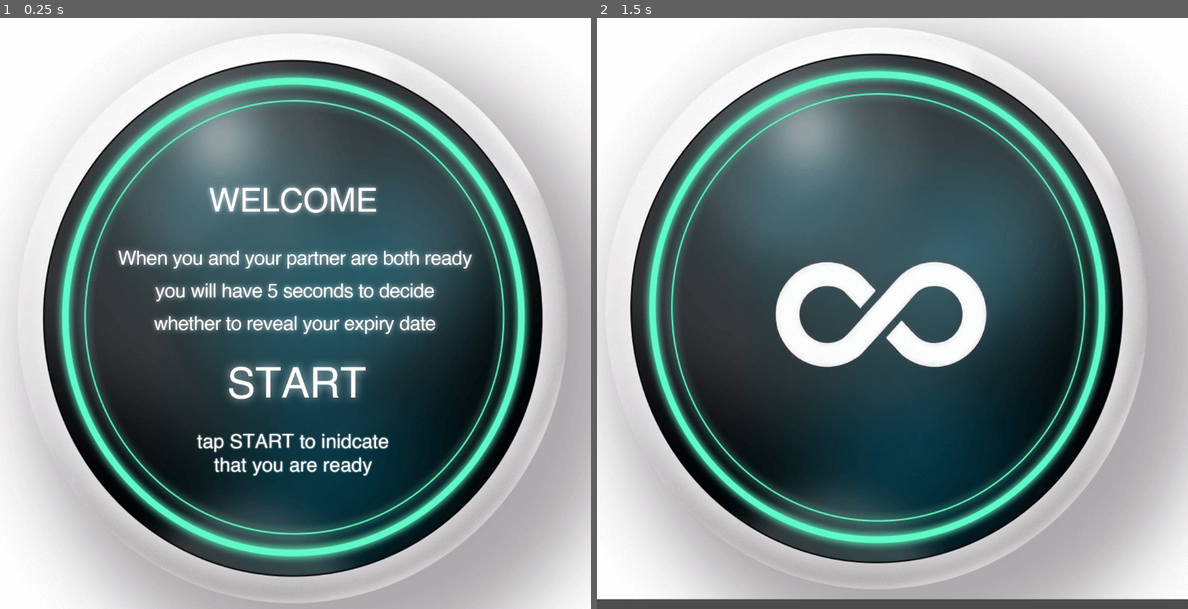
Above: before the commit, frames 1-2 (left to right).
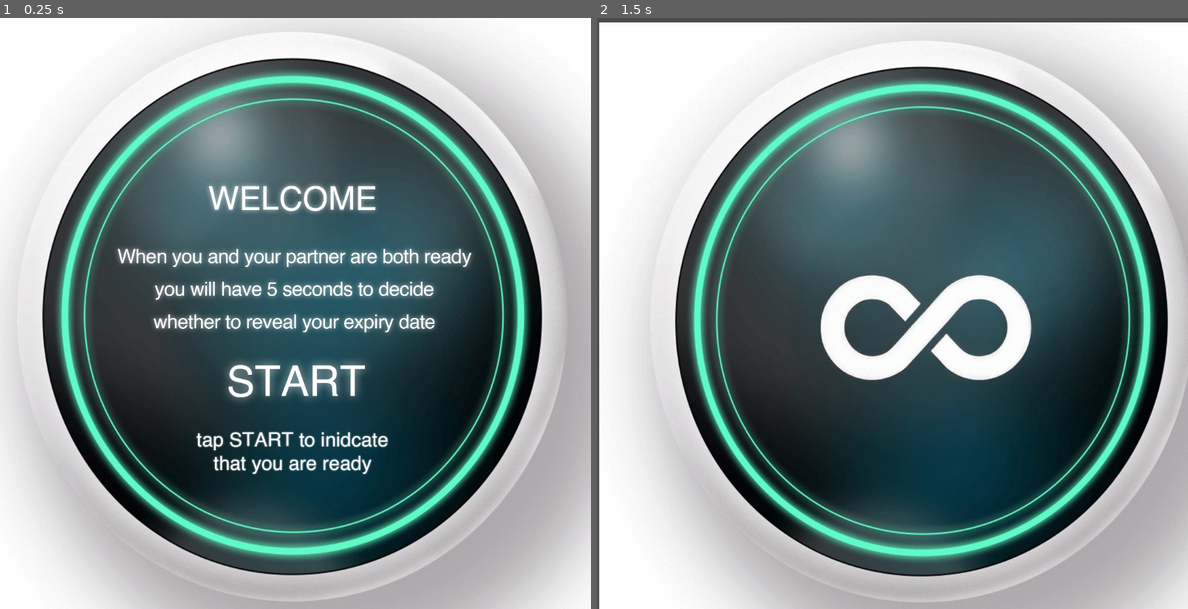
Above: after the commit, the same moments.

Repository: namda-on/jihunnid
Game: Godot game, scene res://scene/display_1.tscn
Two runs of this game, one before a commit and one after it. Both use one fixed random seed, a clock stepped at 60 frames per second and the inputs below.
Inputs (mouse positions are in pixels of both pictures, inside the frame that each line leads up to; where the layout moved, square brackets give the same spot in the first picture):
- Up to frame 1 (0.25 s): no input
- Up to frame 2 (1.5 s): click (892, 319) [597, 23] at 0.5 s; tap Enter at 1.25 s

The runs differ from the first frame. In frame 1, 8.4% of the frame differs, in the area x 7-95%, y 2-99%; in frame 2, 44%, in the area x 0-100%, y 0-100%.

Commit message:
위치 조정2

Diff:
--- a/project.godot
+++ b/project.godot
@@ -19,6 +19,9 @@
 
 window/size/viewport_width=1080
 window/size/viewport_height=1080
+window/size/mode=3
+window/size/resizable=false
+window/stretch/mode="viewport"
 
 [rendering]
 
--- a/scene/display_1.tscn
+++ b/scene/display_1.tscn
@@ -1,9 +1,17 @@
-[gd_scene load_steps=3 format=3 uid="uid://de0itx3rsuv1j"]
+[gd_scene load_steps=4 format=3 uid="uid://de0itx3rsuv1j"]
 
 [ext_resource type="Script" uid="uid://cet7bqqacmycf" path="res://scripts/texture_button.gd" id="1_p8bbk"]
 [ext_resource type="Texture2D" uid="uid://bgv3m5k35cf8e" path="res://resources/KakaoTalk_Photo_2025-05-21-22-53-57 001.png" id="2_1q8ae"]
 
+[sub_resource type="RectangleShape2D" id="RectangleShape2D_p8bbk"]
+size = Vector2(1080, 1080)
+
 [node name="display1" type="Node2D"]
+
+[node name="CollisionShape2D" type="CollisionShape2D" parent="."]
+z_index = 3
+shape = SubResource("RectangleShape2D_p8bbk")
+debug_color = Color(0.366459, 0.515036, 0.890221, 0.42)
 
 [node name="TextureButton" type="TextureButton" parent="."]
 offset_left = -818.0
@@ -13,8 +21,10 @@
 script = ExtResource("1_p8bbk")
 
 [node name="Sprite2D" type="Sprite2D" parent="TextureButton"]
-position = Vector2(1353, 1279)
+position = Vector2(812, 736)
 scale = Vector2(0.597268, 0.597268)
 texture = ExtResource("2_1q8ae")
 
+[node name="Camera2D" type="Camera2D" parent="."]
+
 [connection signal="pressed" from="TextureButton" to="TextureButton" method="_on_pressed"]
--- a/scene/display_2.tscn
+++ b/scene/display_2.tscn
@@ -5,6 +5,6 @@
 [node name="display2" type="Node2D"]
 
 [node name="KakaoTalkPhoto2025-05-21-22-53-57002" type="Sprite2D" parent="."]
-position = Vector2(511, 523)
+position = Vector2(593, 547)
 scale = Vector2(0.588866, 0.588866)
 texture = ExtResource("1_4bch4")
--- /dev/null
+++ b/scripts/glopbal.gd
@@ -0,0 +1 @@
+extends Node
Not shown, changed: export_presets.cfg
Not shown, added: scripts/glopbal.gd.uid
